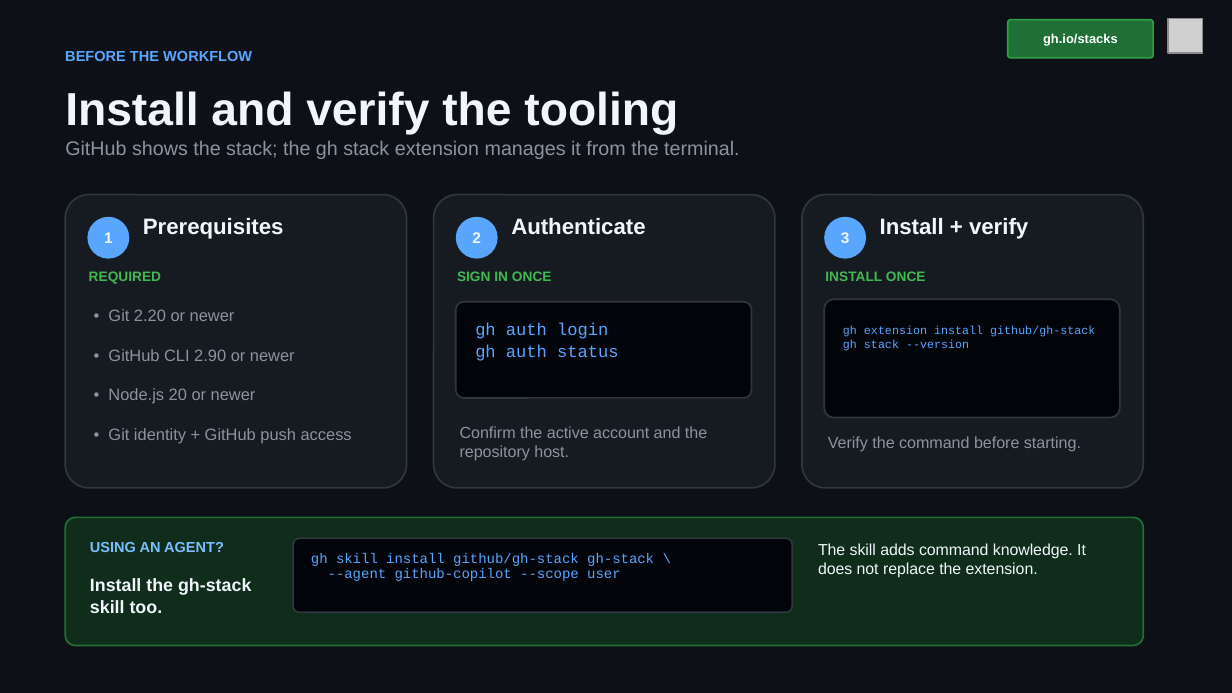
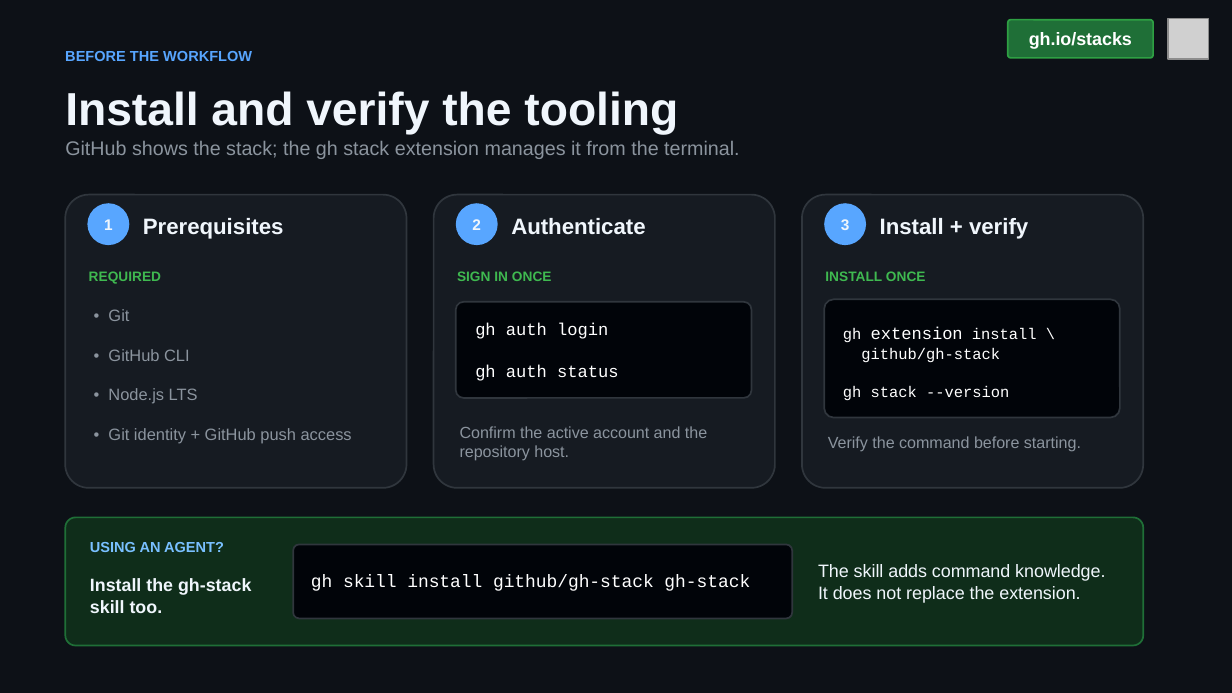
Before and after one commit to DanWahlin/gh-stack-demo, a slide deck: slide 4 of github-stacked-prs.pptx. Drawn at 1232x693 pixels with LibreOffice and Linux fonts; fonts in the diff are those of the drawing; grey boxes stand for pictures. Boxes give left, top, right and bottom in pixels: in the first picture for what was removed or moved away, otherwise in the second. Text is boxed around its words. In the diff, an @@ line names an element or a change of style, - is before the commit and + after.

Commit message:
docs: update stacked PR presentation

```diff
--- a/github-stacked-prs.pptx
+++ b/github-stacked-prs.pptx
@@ rounded rectangle "gh.io/stacks" at [1008, 20, 1153, 58]: size 7.5 to 10.5 pt @@
@@ picture: place and size @@
-picture at [1168, 18, 1202, 53]
+picture at [1168, 18, 1209, 59]
@@ 3 ellipses: place and size @@
-3 ellipses at [87, 217, 866, 259]
+3 ellipses at [87, 203, 866, 245]
@@ text at [108, 309, 129, 321]: text changed @@
-• Git 2.20 or newer
+• Git
@@ rounded rectangle "gh auth login" at [456, 302, 752, 398]: text colour #58A6FF to #FFFFFF @@
@@ text in rounded rectangle at [843, 327, 1037, 363]: text changed; size 6.8 to 9 pt; text colour #58A6FF to #FFFFFF @@
-gh extension install github/gh-stack
+gh extension install \
+github/gh-stack
@@ text at [108, 349, 190, 361]: text changed @@
-• GitHub CLI 2.90 or newer
+• GitHub CLI
@@ text at [108, 388, 198, 404]: text changed @@
-• Node.js 20 or newer
+• Node.js LTS
@@ text in rounded rectangle at [843, 386, 1009, 401]: size 6.8 to 9 pt, text colour #58A6FF to #FFFFFF in "gh stack --version" @@
@@ rounded rectangle "gh skill install github/gh-stack gh-stack": place and size @@
-rounded rectangle "gh skill install github/gh-stack gh-stack" at [293, 538, 792, 612]
+rounded rectangle "gh skill install github/gh-stack gh-stack" at [293, 545, 792, 618]
@@ rounded rectangle "gh skill install github/gh-stack gh-stack" at [293, 545, 792, 618]: vertical alignment top to middle @@
@@ text "The skill adds command knowledge. ...": place and size @@
-text "The skill adds command knowledge. ..." at [818, 543, 1086, 578]
+text "The skill adds command knowledge. ..." at [818, 564, 1105, 603]
@@ text "The skill adds command knowledge. ..." at [818, 564, 1105, 603]: size 9.3 to 10.5 pt; vertical alignment top to middle @@
@@ text in rounded rectangle at [311, 575, 750, 591]: text changed; size 8.2 to 10.5 pt; text colour #58A6FF to #FFFFFF @@
-gh skill install github/gh-stack gh-stack \
---agent github-copilot --scope user
+gh skill install github/gh-stack gh-stack
```
Also in this commit, not shown: 4 other slides changed.
